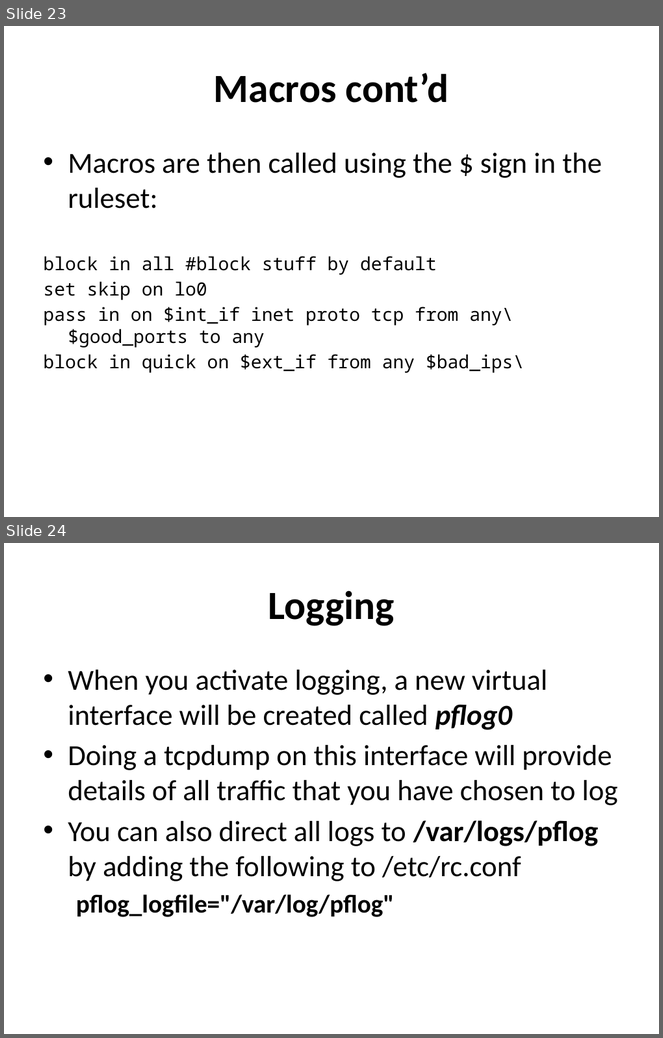
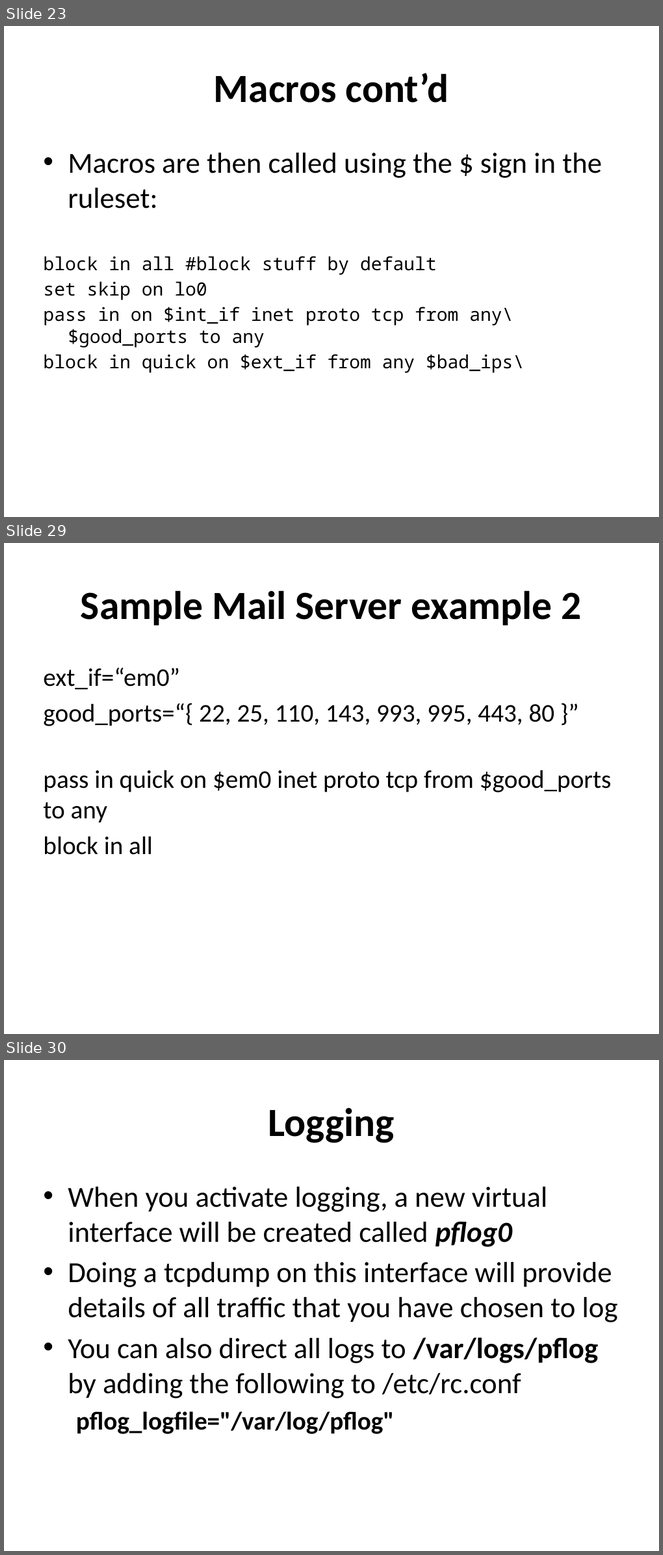
Before and after one commit to afnog/sse, a slide deck: firewalls/Firewalling in FreeBSD-v1.pptx. Shown one above the other, each under a label of ours: slides 23 and 24 before the commit, slides 23, 29 and 30 after it; the slides between them are not shown. The pictures are 663x1038 and 663x1555 pixels, drawn with LibreOffice and Linux fonts; fonts in the diff are those of the drawing. Boxes give left, top, right and bottom in pixels: in the first picture for what was removed or moved away, otherwise in the second. Text is boxed around its words. In the diff, an @@ line names an element or a change of style, - is before the commit and + after.

```diff
--- a/firewalls/Firewalling in FreeBSD-v1.pptx
+++ b/firewalls/Firewalling in FreeBSD-v1.pptx
@@ slide 29 added at <box>4,543,659,1034</box>, background #FFFFFF @@
@@ title added at <box>81,590,581,626</box>, 44 pt, text #000000, bold @@
+Sample Mail Server example 2
@@ text added at <box>43,668,612,855</box>, 28 pt, text #000000 @@
+ext_if=“em0”
+good_ports=“{ 22, 25, 110, 143, 993, 995, 443, 80 }”
+pass in quick on $em0 inet proto tcp from $good_ports to any
+block in all
@@ what was slide 24 is now slide 30 @@
```
Also in this commit, not shown: 5 other slides added.
